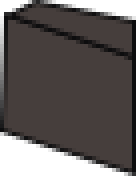
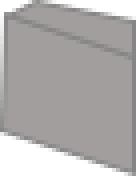
Layers edited between the first and the second 136px x 176px image:
"Левая нижняя стена": opacity 100% → 50% over [0, 0, 136, 176]
